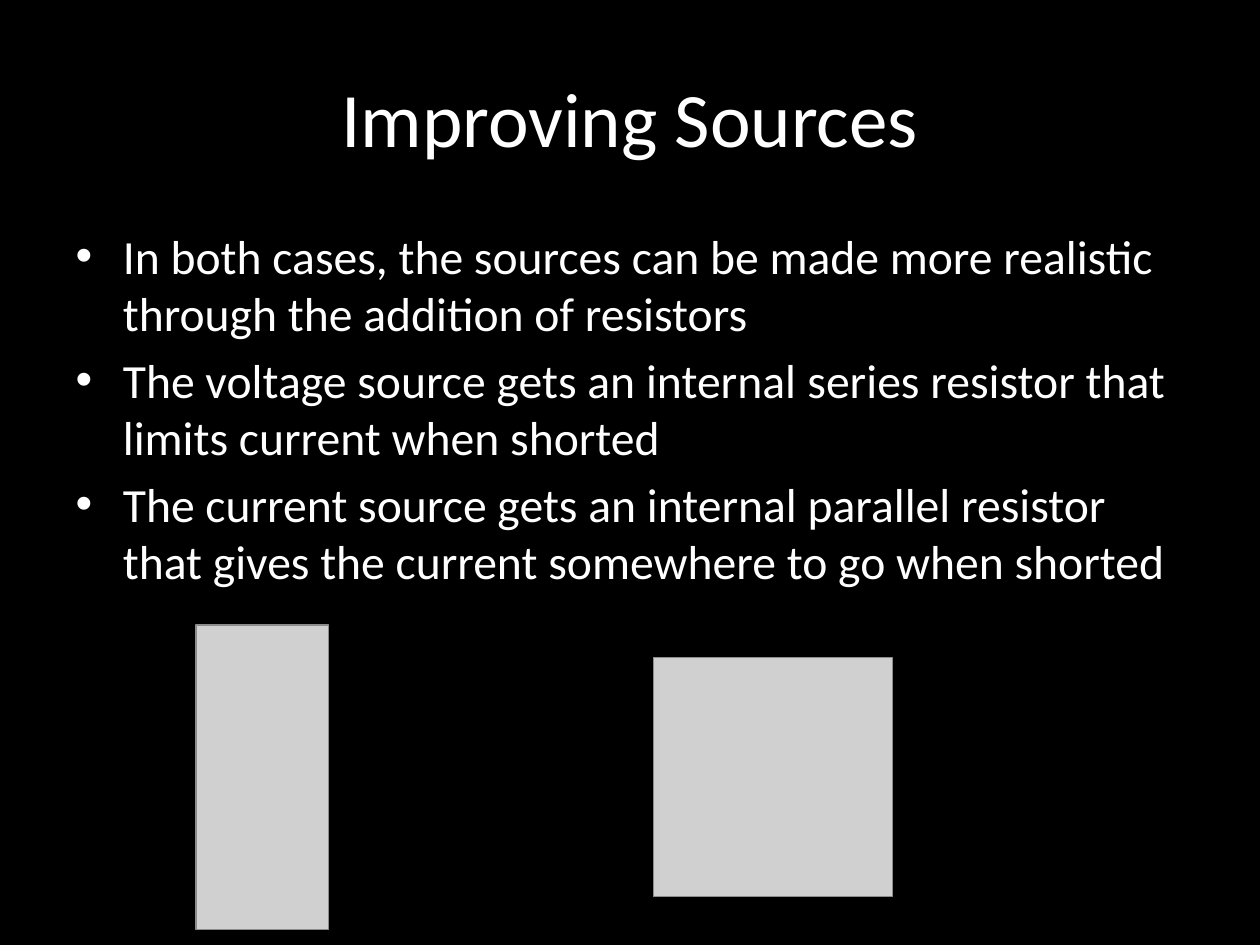
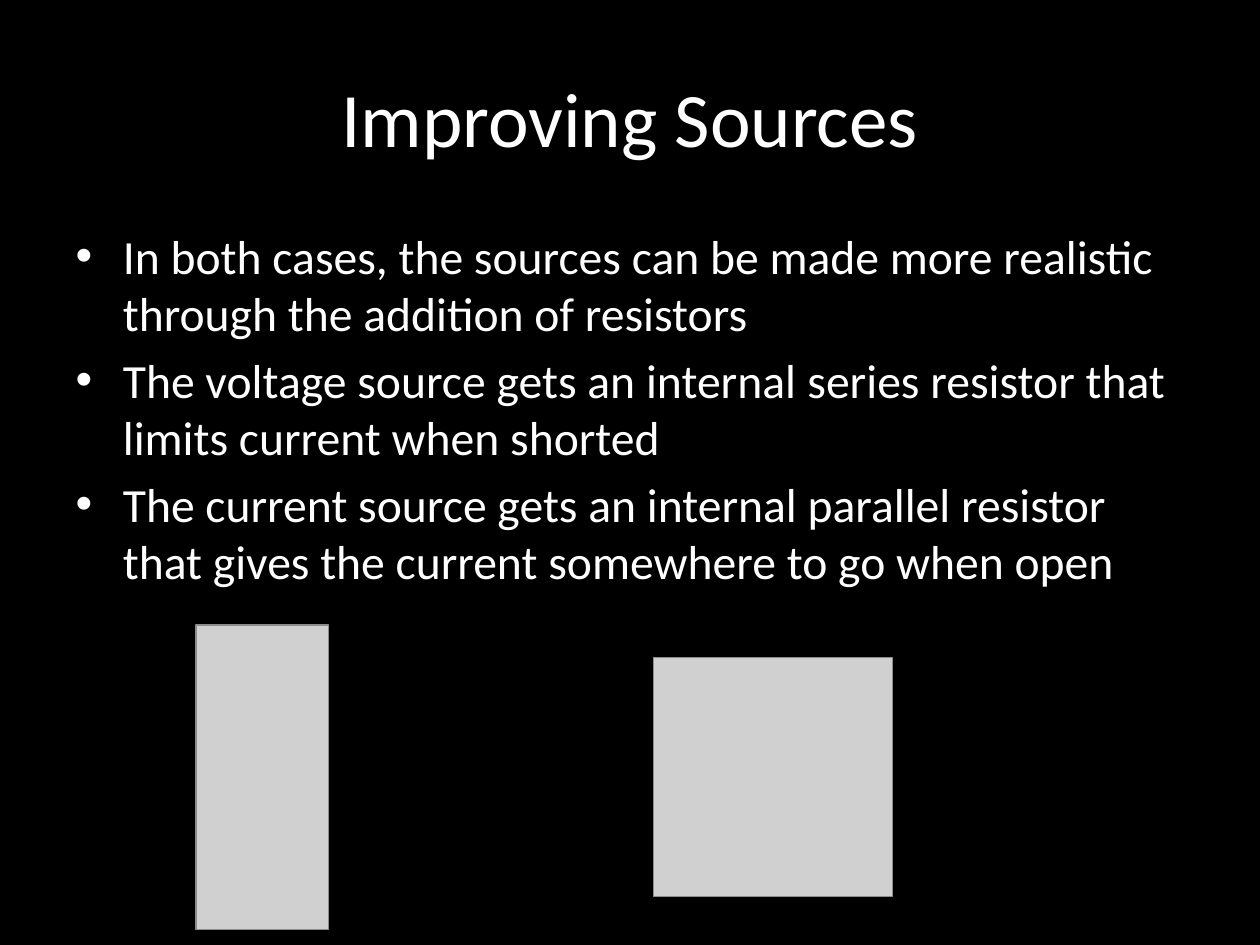
Before and after one commit to carlosgj/FRC-Training, a slide deck: slide 36 of Electronics 101.pptx (slide 53 before the commit). Drawn at 1260x945 pixels with LibreOffice and Linux fonts; fonts in the diff are those of the drawing; grey boxes stand for pictures; background and template pictures are left out. Boxes give left, top, right and bottom in pixels: in the first picture for what was removed or moved away, otherwise in the second. Text is boxed around its words. In the diff, an @@ line names an element or a change of style, - is before the commit and + after.

```diff
--- a/Electronics 101.pptx
+++ b/Electronics 101.pptx
@@ text at box(123, 489, 1114, 588): text changed @@
-• The current source gets an internal parallel resistor that gives the current somewhere to go when shorted
+• The current source gets an internal parallel resistor that gives the current somewhere to go when open
```
Also in this commit, not shown: 1 other slide changed, 10 slides added.
